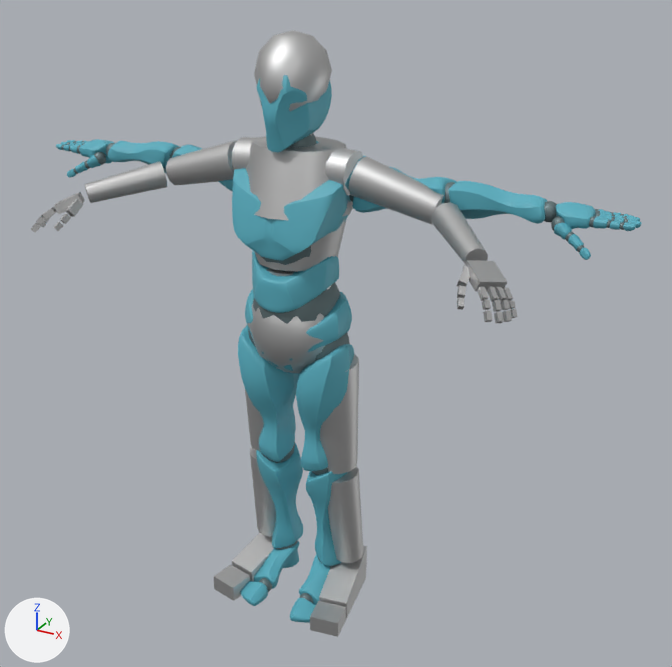
Two versions of the glTF model godot/assets/animations/character_anims.glb, one commit apart.
Rendered twice from a 50 mm lens placed at (1.39, -2.28, 2.12), pointed at (0.13, 0.01, 0.98). Every picture has the same lights, and +X, +Y and +Z are marked at lower left. The first picture is the older version. Where no turn or scale is listed for an object, it has been applied to the vertices.

In view in the first picture: 'Alpha_Joints', 'Alpha_Surface', 'DummyMESH'.
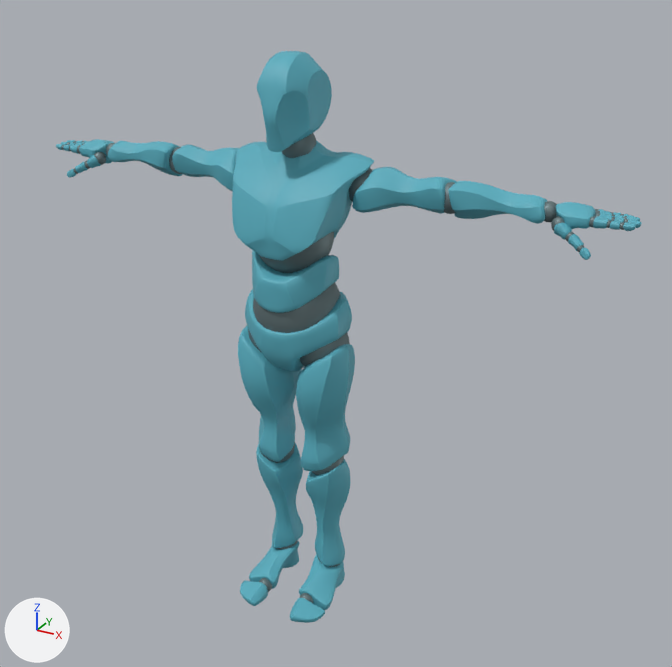
Pixel boxes [x1, y1, x2, y2] of what changed, in the pictures (672 x 667 px):
'DummyMESH', deleted: before [31, 30, 518, 637]

The change, as a list of edits to the scene's bpy script:
```text
Remove ob_dummymesh:
    ob_dummymesh = bpy.data.objects.new('DummyMESH', me_dummymesh)
    ob_dummymesh.location = (0.0, 0.0, 0.0)
```
